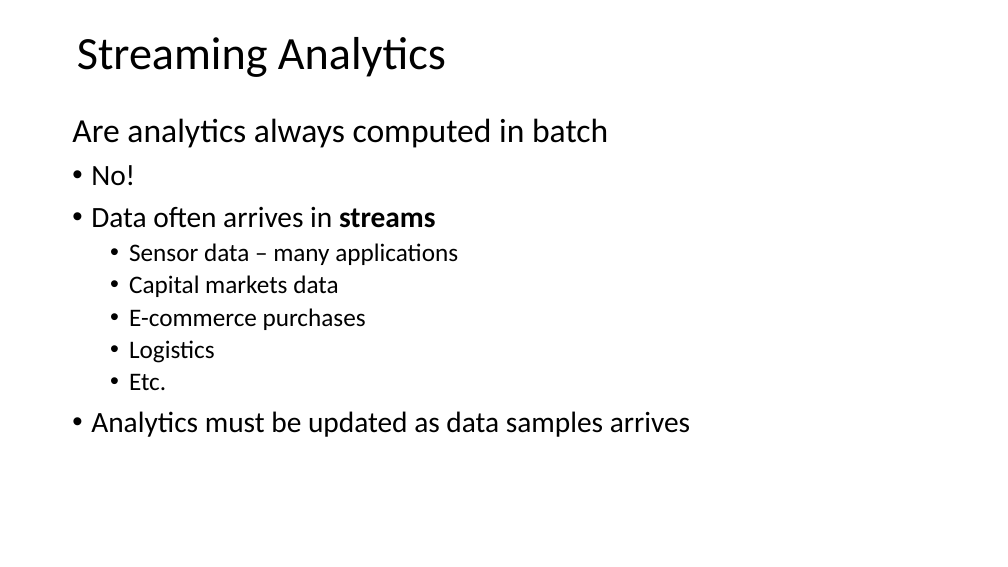
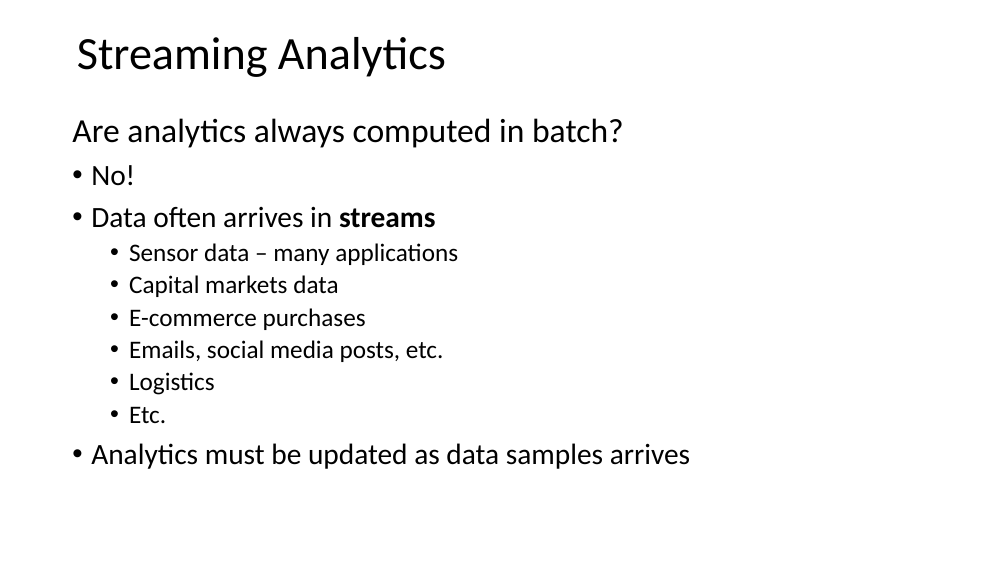
Before and after one commit to StephenElston/CSCI-E-108, a slide deck: slide 2 of slides/3_StreamingAnalytics.pptx. Drawn at 1008x567 pixels with LibreOffice and Linux fonts; fonts in the diff are those of the drawing. Boxes give left, top, right and bottom in pixels: in the first picture for what was removed or moved away, otherwise in the second. Text is boxed around its words. In the diff, an @@ line names an element or a change of style, - is before the commit and + after.

Commit message:
Corrected typos in slides

```diff
--- a/slides/3_StreamingAnalytics.pptx
+++ b/slides/3_StreamingAnalytics.pptx
@@ text at [72, 118, 624, 148]: text changed @@
-Are analytics always computed in batch
+Are analytics always computed in batch?
@@ text at [129, 340, 444, 362]: paragraph added @@
+  • Emails, social media posts, etc.
```
Also in this commit, not shown: 2 other slides changed, 1 slide removed, 1 other file.
